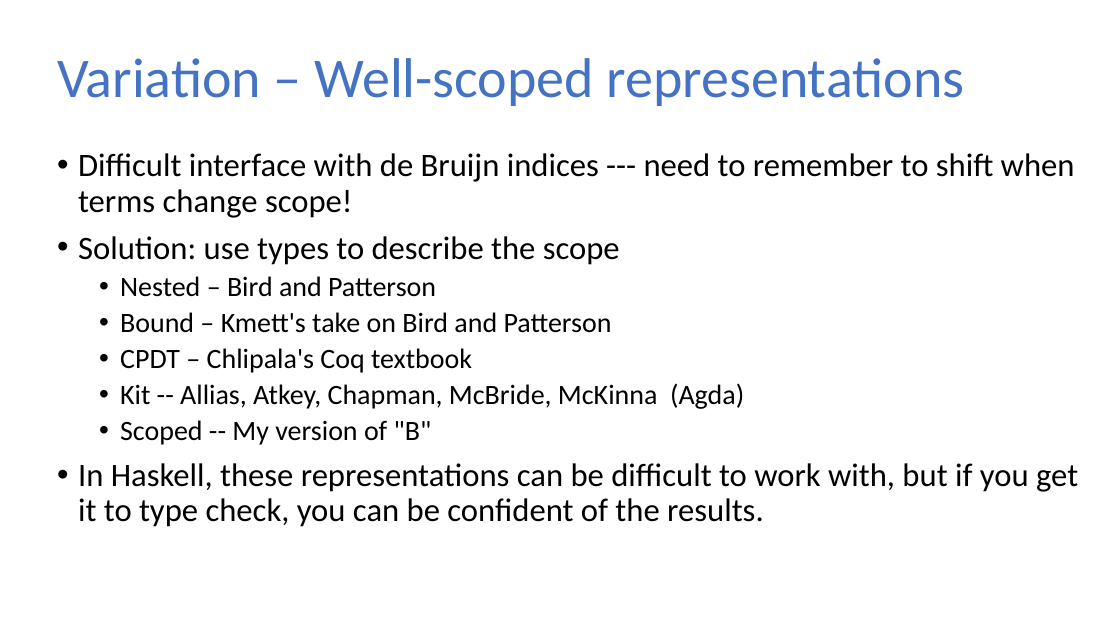
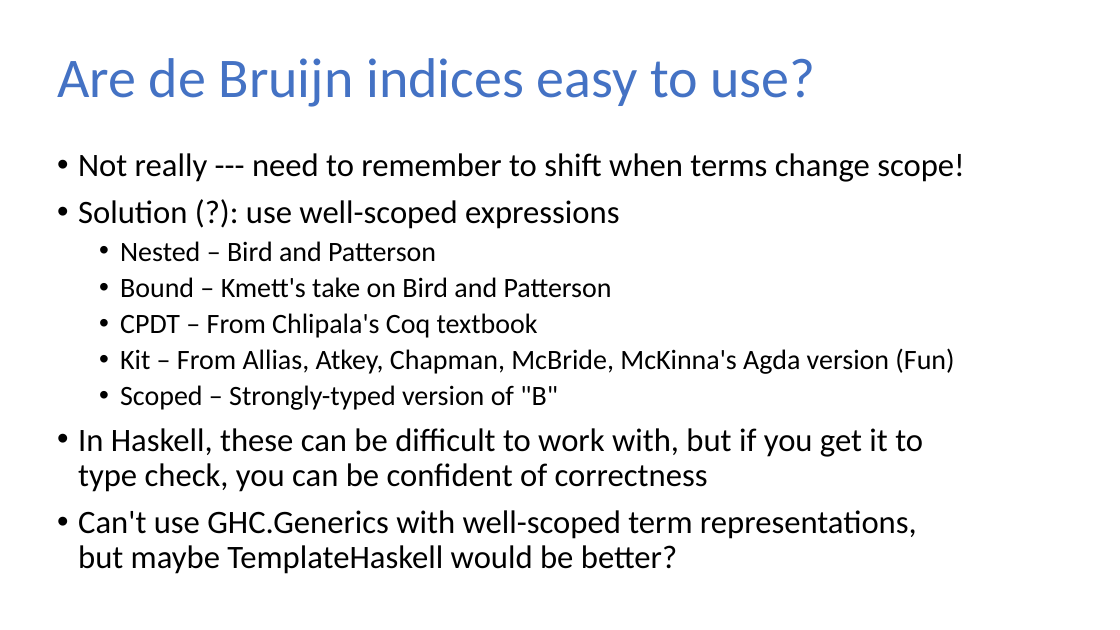
Before and after one commit to sweirich/lambda-n-ways, a slide deck: slide 20 of plclub-2021.pptx (slide 18 before the commit). Drawn at 1120x630 pixels with LibreOffice and Linux fonts; fonts in the diff are those of the drawing. Boxes give left, top, right and bottom in pixels: in the first picture for what was removed or moved away, otherwise in the second. Text is boxed around its words. In the diff, an @@ line names an element or a change of style, - is before the commit and + after.

```diff
--- a/plclub-2021.pptx
+++ b/plclub-2021.pptx
@@ title at (57,58,815,107): text changed @@
-Variation – Well-scoped representations
+Are de Bruijn indices easy to use?
@@ text at (78,153,965,229): text changed @@
-• Difficult interface with de Bruijn indices --- need to remember to shift when terms change scope!
-• Solution: use types to describe the scope
+• Not really --- need to remember to shift when terms change scope!
+• Solution (?): use well-scoped expressions
@@ text at (78,313,954,574): text changed @@
-  • CPDT – Chlipala's Coq textbook
-  • Kit -- Allias, Atkey, Chapman, McBride, McKinna (Agda)
-  • Scoped -- My version of "B"
-• In Haskell, these representations can be difficult to work with, but if you get it to type check, you can be confident of the results.
+  • CPDT – From Chlipala's Coq textbook
+  • Kit – From Allias, Atkey, Chapman, McBride, McKinna's Agda version (Fun)
+  • Scoped – Strongly-typed version of "B"
+• In Haskell, these can be difficult to work with, but if you get it to type check, you can be confident of correctness
+• Can't use GHC.Generics with well-scoped term representations, but maybe TemplateHaskell would be better?
```
Also in this commit, not shown: 12 other slides changed, 3 slides added, 2 slides removed, 9 other files.
